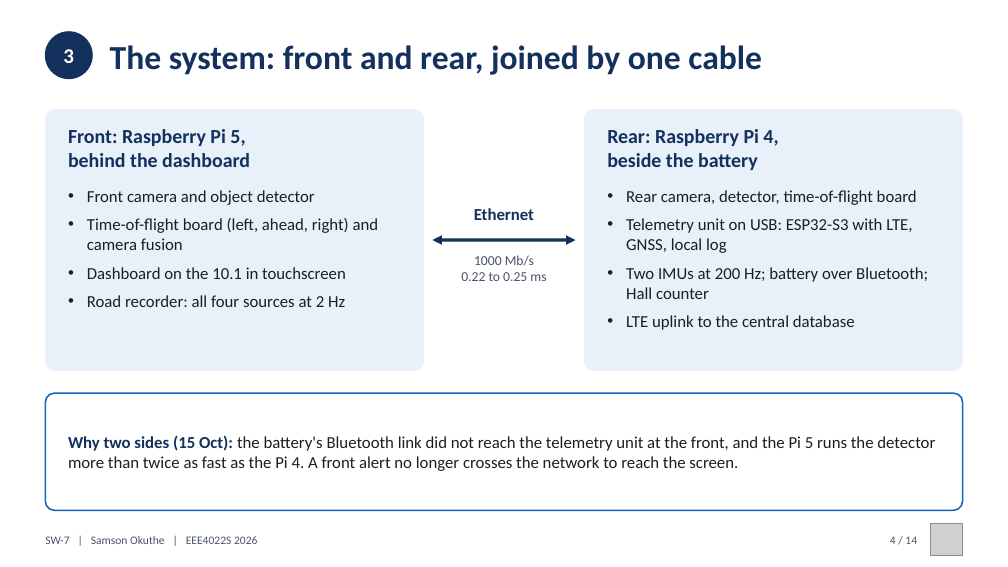
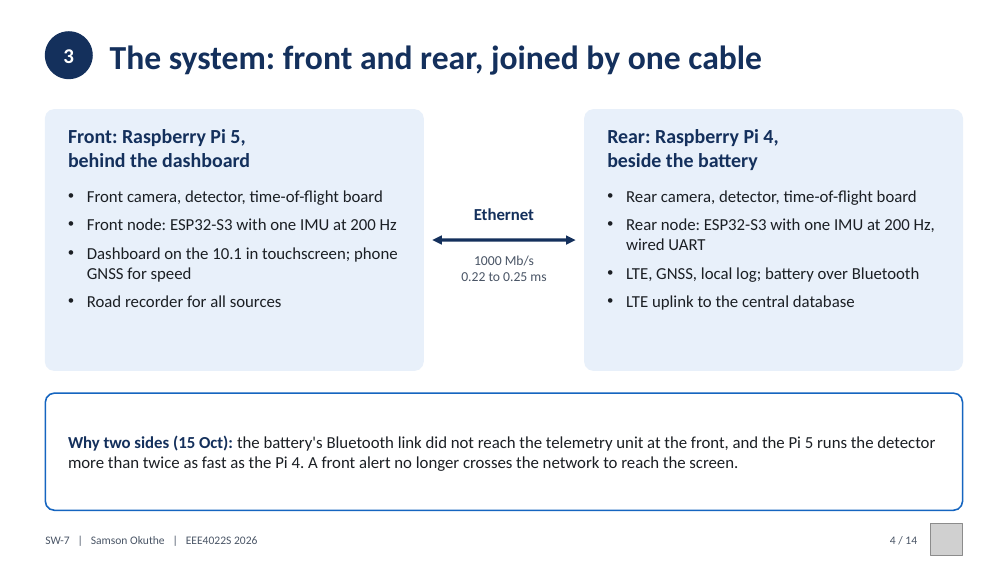
Before and after one commit to 0geder/Tukzie-HPEC-HUD, a slide deck: slide 4 of Presentation/SW7_Final_Presentation.pptx. Drawn at 1008x567 pixels with LibreOffice and Linux fonts; fonts in the diff are those of the drawing; grey boxes stand for pictures. Boxes give left, top, right and bottom in pixels: in the first picture for what was removed or moved away, otherwise in the second. Text is boxed around its words. In the diff, an @@ line names an element or a change of style, - is before the commit and + after.

Commit message:
Presentation: deck and poster updated with the 23 Oct stand runs, mounted calibration, phone GNSS, legibility measurement and the Monday road plan

```diff
--- a/Presentation/SW7_Final_Presentation.pptx
+++ b/Presentation/SW7_Final_Presentation.pptx
@@ text at [87,190,398,307]: text changed @@
-• Front camera and object detector
-• Time-of-flight board (left, ahead, right) and camera fusion
-• Dashboard on the 10.1 in touchscreen
-• Road recorder: all four sources at 2 Hz
+• Front camera, detector, time-of-flight board
+• Front node: ESP32-S3 with one IMU at 200 Hz
+• Dashboard on the 10.1 in touchscreen; phone GNSS for speed
+• Road recorder for all sources
@@ text at [626,218,935,282]: text changed @@
-• Telemetry unit on USB: ESP32-S3 with LTE, GNSS, local log
-• Two IMUs at 200 Hz; battery over Bluetooth; Hall counter
+• Rear node: ESP32-S3 with one IMU at 200 Hz, wired UART
+• LTE, GNSS, local log; battery over Bluetooth
```
Also in this commit, not shown: 7 other slides changed, 6 other files.
